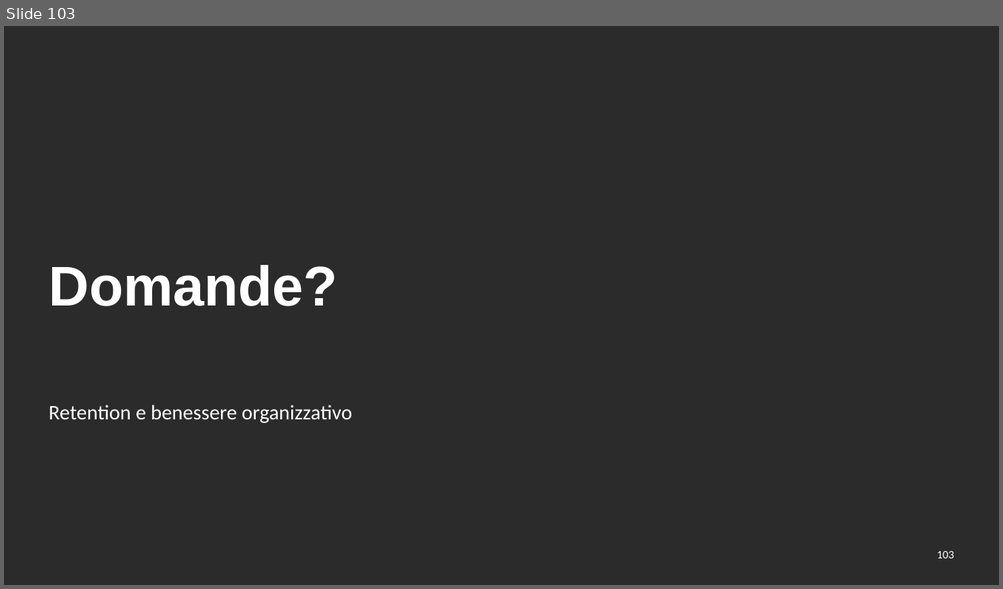
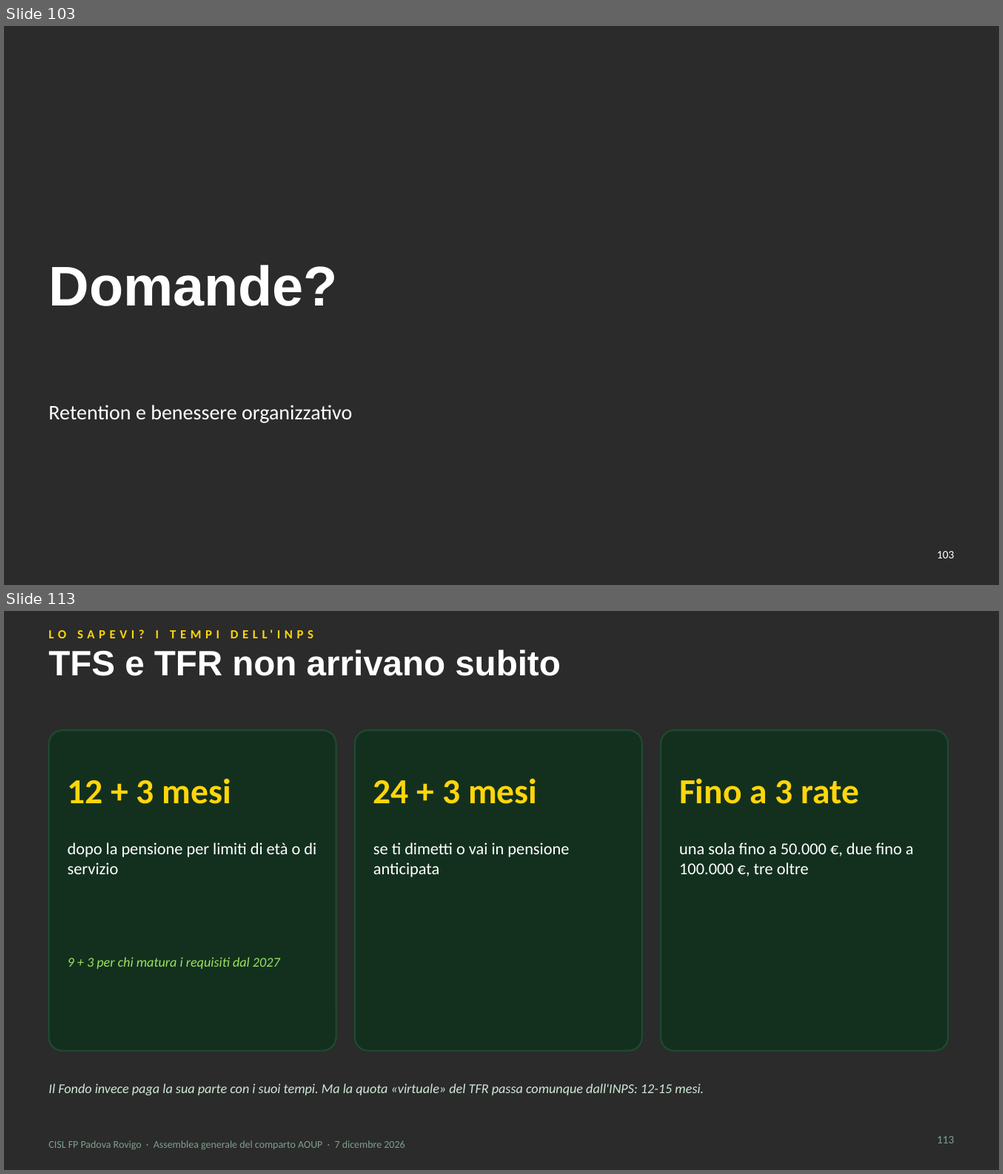
Before and after one commit to aki1806-droid/Prove, a slide deck: produzione/assemblea-2026-12-07/slide/assemblea-2026-12-07.pptx. Shown one above the other, each under a label of ours: slide 103 before the commit, slides 103 and 113 after it; the slides between them are not shown. The pictures are 1003x589 and 1003x1174 pixels, drawn with LibreOffice and Linux fonts; fonts in the diff are those of the drawing; background and template pictures are left out; a plain dark background stands for a picture behind light text. Boxes give left, top, right and bottom in pixels: in the first picture for what was removed or moved away, otherwise in the second. Text is boxed around its words. In the diff, an @@ line names an element or a change of style, - is before the commit and + after.

```diff
--- a/produzione/assemblea-2026-12-07/slide/assemblea-2026-12-07.pptx
+++ b/produzione/assemblea-2026-12-07/slide/assemblea-2026-12-07.pptx
@@ slide 113 added at (4, 611, 999, 1170), background picture (left out) @@
@@ text added at (131, 630, 134, 638), 12 pt, text #FFD60A, bold @@
+LO SAPEVI? I TEMPI DELL'INPS
@@ title added at (48, 649, 560, 676), 34 pt, text #FFFFFF, bold @@
+TFS e TFR non arrivano subito
@@ rounded rectangle added at (48, 730, 336, 1051), fill #13301F, outline #1F4A31 1.5 pt @@
@@ rounded rectangle added at (355, 730, 642, 1051), fill #13301F, outline #1F4A31 1.5 pt @@
@@ rounded rectangle added at (660, 730, 948, 1051), fill #13301F, outline #1F4A31 1.5 pt @@
@@ text added at (68, 778, 231, 804), 34 pt, text #FFD60A, bold @@
+12 + 3 mesi
@@ text added at (373, 778, 537, 804), 34 pt, text #FFD60A, bold @@
+24 + 3 mesi
@@ text added at (679, 778, 859, 804), 34 pt, text #FFD60A, bold @@
+Fino a 3 rate
@@ text added at (68, 843, 316, 874), 16 pt, text #FFFFFF @@
+dopo la pensione per limiti di età o di servizio
@@ text added at (373, 843, 569, 877), 16 pt, text #FFFFFF @@
+se ti dimetti o vai in pensione anticipata
@@ text added at (679, 843, 913, 874), 16 pt, text #FFFFFF @@
+una sola fino a 50.000 €, due fino a 100.000 €, tre oltre
@@ text added at (68, 957, 280, 969), 13 pt, text #9BE15D, italic @@
+9 + 3 per chi matura i requisiti dal 2027
@@ text added at (48, 1084, 703, 1096), 13 pt, text #CFE9D8, italic @@
+Il Fondo invece paga la sua parte con i suoi tempi. Ma la quota «virtuale» del TFR passa comunque dall'INPS: 12-15 mesi.
@@ text added at (48, 1141, 404, 1150), 10 pt, text #7FA08C @@
+CISL FP Padova Rovigo · Assemblea generale del comparto AOUP · 7 dicembre 2026
@@ page number added at (936, 1136, 953, 1144), 11 pt, text #7FA08C @@
+113
```
Also in this commit, not shown: 19 other slides added, 18 other files.
